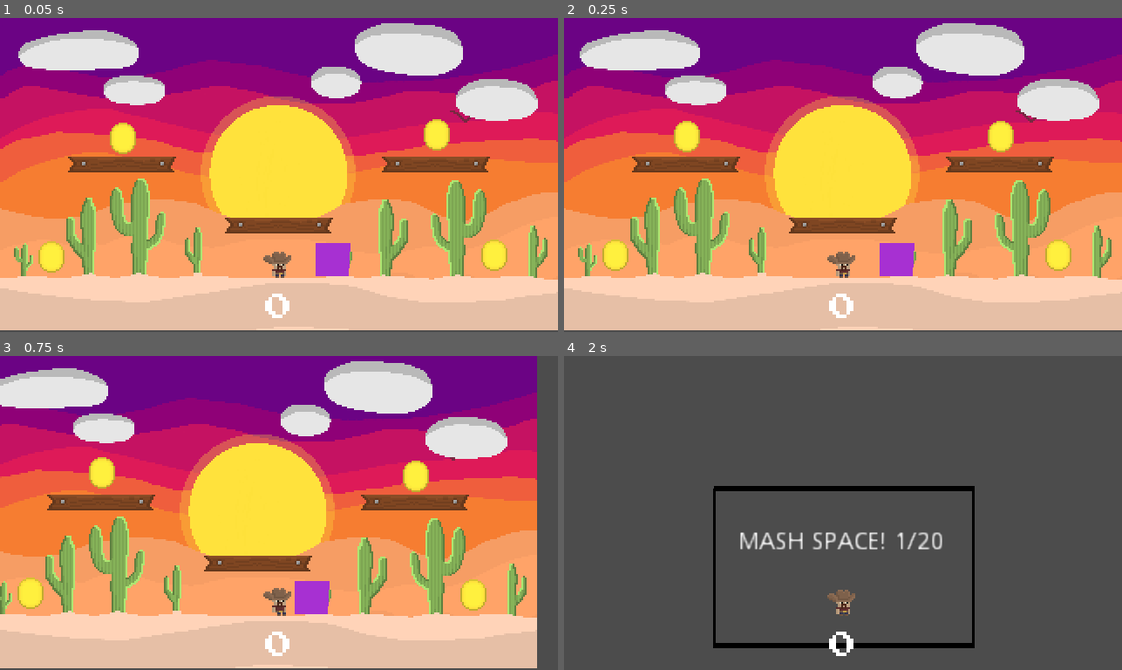
Above: before the commit, frames 1-4 (two rows, left to right).
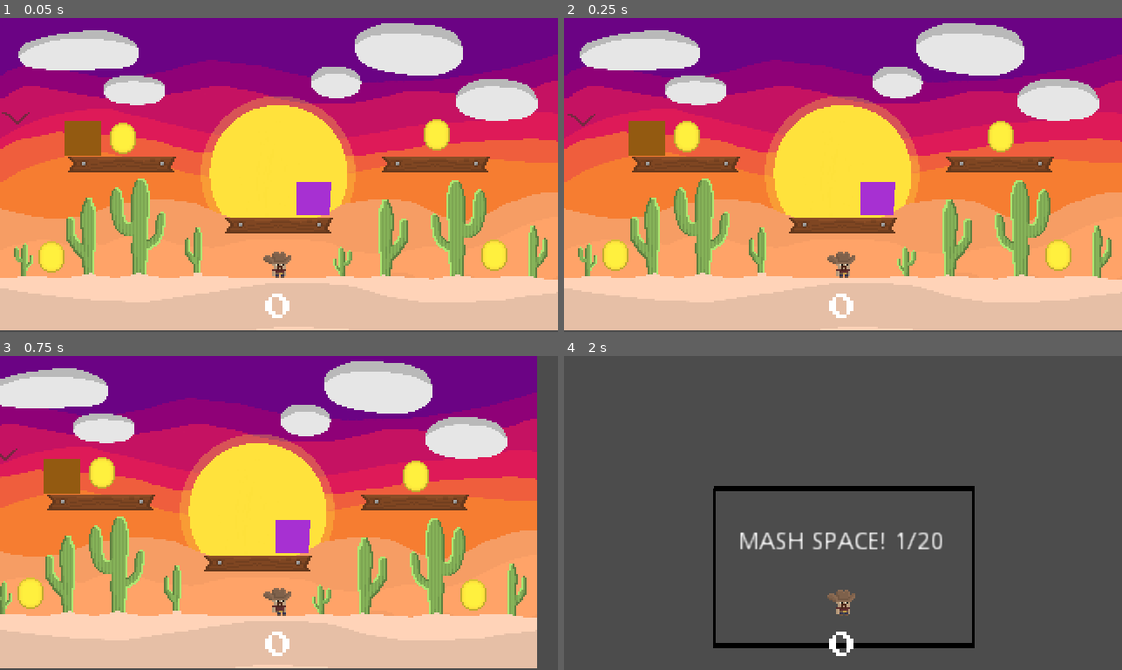
Above: after the commit, the same moments.

Repository: T-ayy-lor/Capstone
Game: Godot game, scene res://Main.tscn
Same seed, same stepped clock (60 frames per second), same inputs: the game is played once before the commit and once after it.
Inputs:
- Up to frame 1 (0.05 s): no input
- Up to frame 2 (0.25 s): no input
- Up to frame 3 (0.75 s): hold D (move_right) from 0.53 s (still down)
- Up to frame 4 (2 s): keep holding D (move_right); tap Space (jump) at 0.77, 1.52 s; tap Enter at 1.25 s

The runs differ from the first frame. In frame 1, 2.1% of the frame differs, in the area x 0-85%, y 29-83%; in frame 2, 2.1%; in frame 3, 2.1%; in frame 4, nothing differs.

Commit message:
making new event

Diff:
--- /dev/null
+++ b/EscapeEvent.gd
@@ -0,0 +1,20 @@
+extends Node2D
+
+
+# Declare member variables here. Examples:
+# var a = 2
+# var b = "text"
+
+
+# Called when the node enters the scene tree for the first time.
+func _ready():
+	pass # Replace with function body.
+
+
+# Called every frame. 'delta' is the elapsed time since the previous frame.
+#func _process(delta):
+#	pass
+
+
+func _on_trigger_body_entered(body):
+	pass # Replace with function body.
--- a/Main.tscn
+++ b/Main.tscn
@@ -343,6 +343,7 @@
 [ext_resource path="res://art/bird/Bird-316.png" type="Texture" id=341]
 [ext_resource path="res://art/bird/Bird-317.png" type="Texture" id=342]
 [ext_resource path="res://MashButtonEvent.gd" type="Script" id=343]
+[ext_resource path="res://EscapeEvent.gd" type="Script" id=344]
 
 [sub_resource type="RectangleShape2D" id=1]
 extents = Vector2( 160, 14 )
@@ -369,8 +370,7 @@
 
 [sub_resource type="RectangleShape2D" id=7]
 
-[sub_resource type="RectangleShape2D" id=8]
-extents = Vector2( 6.75, 10 )
+[sub_resource type="RectangleShape2D" id=9]
 
 [node name="Main" type="Node2D"]
 script = ExtResource( 8 )
@@ -473,7 +473,7 @@
 position = Vector2( 0, -90 )
 z_index = -75
 frames = SubResource( 6 )
-frame = 271
+frame = 14
 playing = true
 
 [node name="MashButtonEvent" type="Node2D" parent="."]
@@ -484,11 +484,12 @@
 [node name="CollisionShape2D" type="CollisionShape2D" parent="MashButtonEvent/Trigger"]
 modulate = Color( 0, 0, 0, 1 )
 self_modulate = Color( 0, 0, 0, 1 )
-position = Vector2( 31, -40 )
+position = Vector2( 20, -75 )
 shape = SubResource( 7 )
 
 [node name="Polygon2D" type="Polygon2D" parent="MashButtonEvent/Trigger"]
 modulate = Color( 0.654902, 0.188235, 0.823529, 1 )
+position = Vector2( -11, -35 )
 polygon = PoolVector2Array( 21, -50, 21, -31, 40, -31, 41, -50 )
 
 [node name="MashLabel" type="Label" parent="MashButtonEvent"]
@@ -504,9 +505,6 @@
 [node name="MashButtonDimensionArea" type="Area2D" parent="."]
 position = Vector2( 1500, -100 )
 
-[node name="CollisionShape2D" type="CollisionShape2D" parent="MashButtonDimensionArea"]
-shape = SubResource( 8 )
-
 [node name="Line2D" type="Line2D" parent="MashButtonDimensionArea"]
 position = Vector2( 1.49998, -170 )
 scale = Vector2( 0.247541, 0.6 )
@@ -514,5 +512,22 @@
 width = 5.0
 default_color = Color( 0, 0, 0, 1 )
 
+[node name="EscapeEvent" type="Node2D" parent="."]
+script = ExtResource( 344 )
+
+[node name="trigger" type="Area2D" parent="EscapeEvent"]
+
+[node name="CollisionShape2D" type="CollisionShape2D" parent="EscapeEvent/trigger"]
+position = Vector2( -112, -110 )
+shape = SubResource( 9 )
+
+[node name="Polygon2D" type="Polygon2D" parent="EscapeEvent/trigger"]
+color = Color( 0.576471, 0.352941, 0.0666667, 1 )
+polygon = PoolVector2Array( -123, -120, -102, -120, -102, -100, -123, -100 )
+
+[node name="EscapeEventSpawn" type="Position2D" parent="."]
+position = Vector2( 3500, -150 )
+
 [connection signal="body_entered" from="MashButtonEvent/Trigger" to="MashButtonEvent" method="_on_Trigger_body_entered"]
 [connection signal="body_shape_entered" from="MashButtonDimensionArea" to="MashButtonEvent" method="_on_DimensionArea_body_shape_entered"]
+[connection signal="body_entered" from="EscapeEvent/trigger" to="EscapeEvent" method="_on_trigger_body_entered"]
Not shown: 1 places in Main.tscn that only renumber resources
